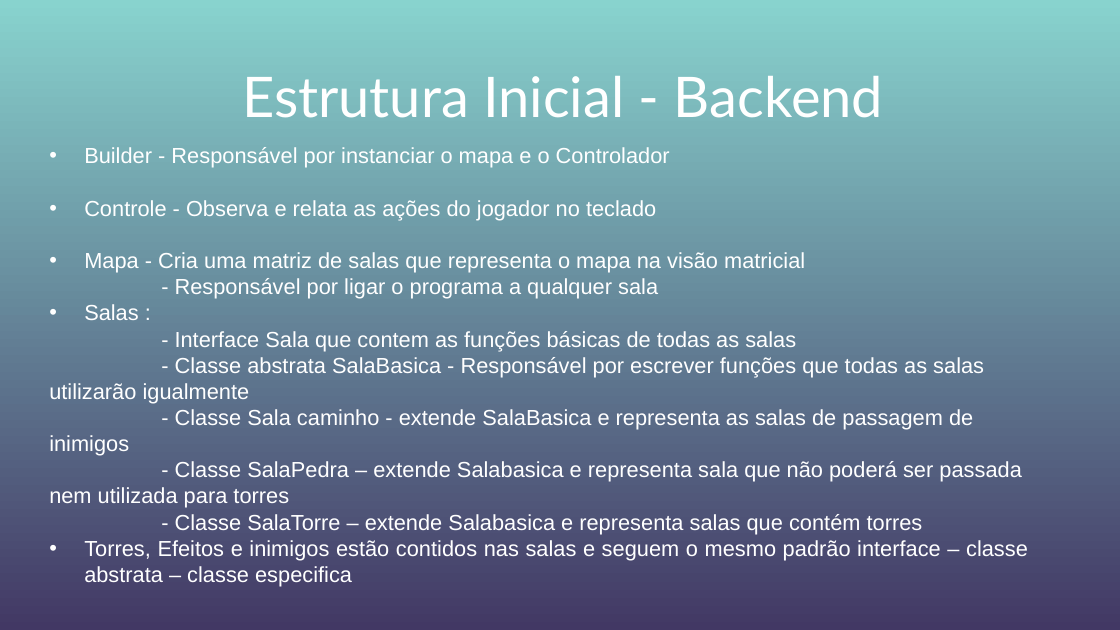
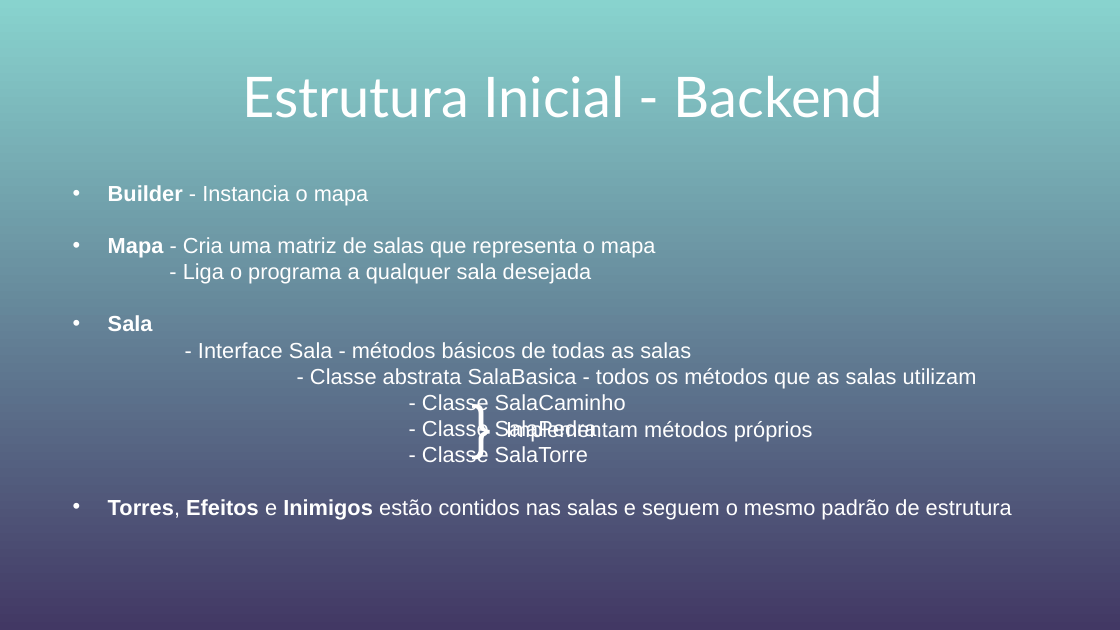
Before and after one commit to Grupo-Gustavo-Rodrigo-lab05/TrabPOO, a slide deck: slide 7 of assets/ApresentaçãoFinal.pptx (slide 6 before the commit). Drawn at 1120x630 pixels with LibreOffice and Linux fonts; fonts in the diff are those of the drawing; background and template pictures are left out. Boxes give left, top, right and bottom in pixels: in the first picture for what was removed or moved away, otherwise in the second. Text is boxed around its words. In the diff, an @@ line names an element or a change of style, - is before the commit and + after.

```diff
--- a/assets/ApresentaçãoFinal.pptx
+++ b/assets/ApresentaçãoFinal.pptx
@@ text at (108,185,1012,519): text changed @@
-• Builder - Responsável por instanciar o mapa e o Controlador
-• Controle - Observa e relata as ações do jogador no teclado
-• Mapa - Cria uma matriz de salas que representa o mapa na visão matricial
-    - Responsável por ligar o programa a qualquer sala
-    • Salas :
-      - Interface Sala que contem as funções básicas de todas as salas
-      - Classe abstrata SalaBasica - Responsável por escrever funções que todas as salas utilizarão igualmente
-      - Classe Sala caminho - extende SalaBasica e representa as salas de passagem de inimigos
-      - Classe SalaPedra – extende Salabasica e representa sala que não poderá ser passada nem utilizada para torres
-      - Classe SalaTorre – extende Salabasica e representa salas que contém torres
-      • Torres, Efeitos e inimigos estão contidos nas salas e seguem o mesmo padrão interface – classe abstrata – classe especifica
+• Builder - Instancia o mapa
+• Mapa - Cria uma matriz de salas que representa o mapa
+    - Liga o programa a qualquer sala desejada
+    • Sala
+      - Interface Sala - métodos básicos de todas as salas
+      - Classe abstrata SalaBasica - todos os métodos que as salas utilizam
+      - Classe SalaCaminho
+      - Classe SalaPedra
+      - Classe SalaTorre
+      • Torres, Efeitos e Inimigos estão contidos nas salas e seguem o mesmo padrão de estrutura
@@ text added at (460,377,520,472), 38 pt, text #FFFFFF @@
+}
@@ text added at (506,420,813,442), 14 pt, text #FFFFFF @@
+Implementam métodos próprios
```
Also in this commit, not shown: 9 other slides changed, 1 slide added, 1 slide removed.
